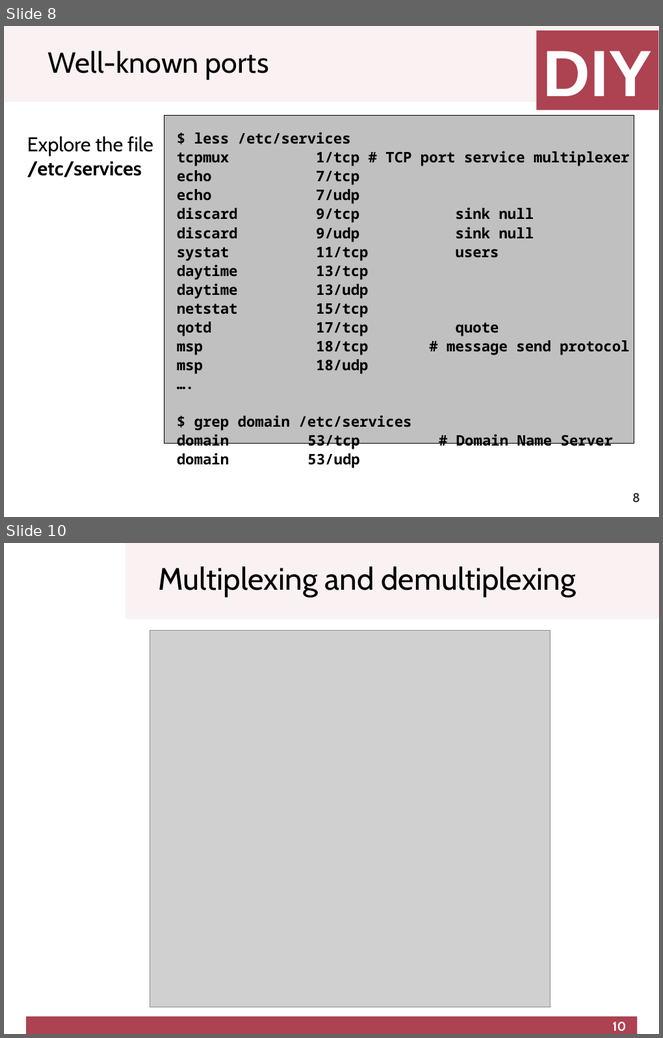
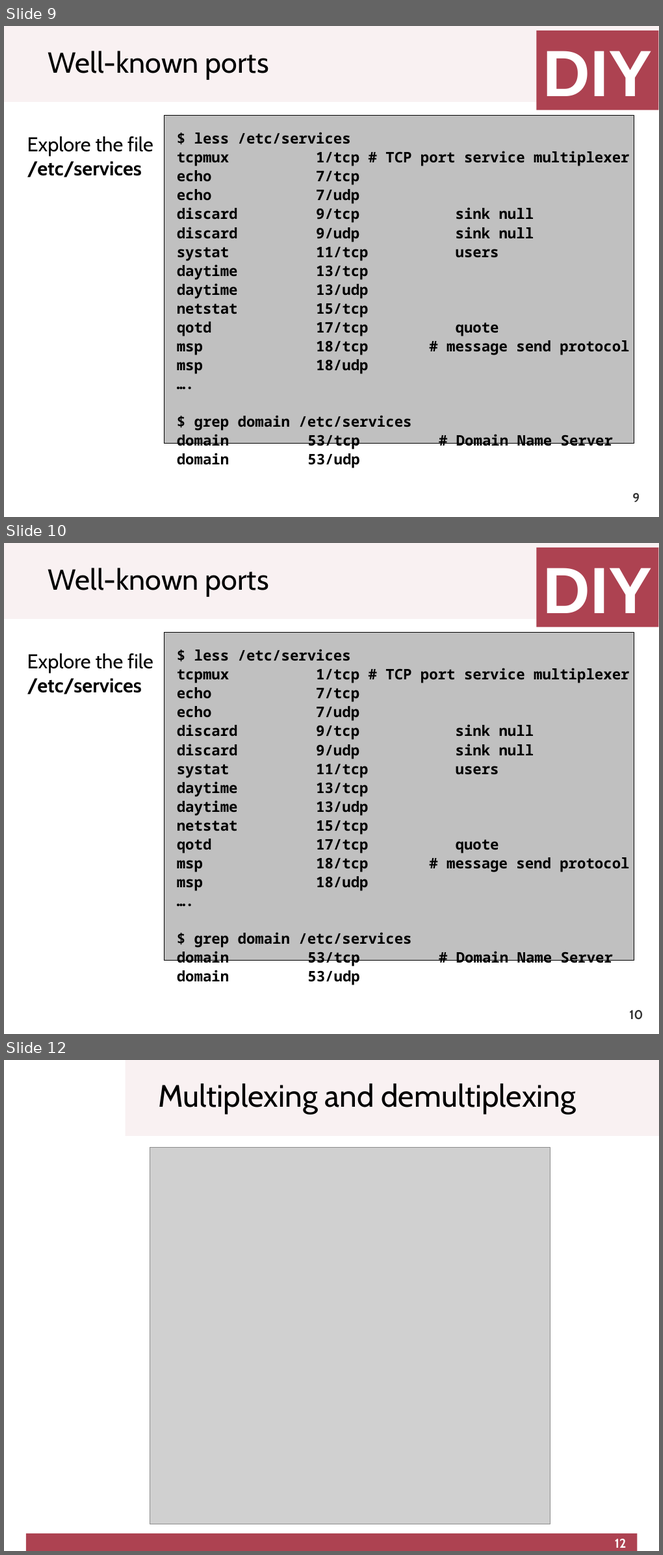
Before and after one commit to cletomartin/redes1, a slide deck: slides/transport.odp. Shown one above the other, each under a label of ours: slides 8 and 10 before the commit, slides 9, 10 and 12 after it; the slides between them are not shown. The pictures are 663x1038 and 663x1555 pixels, drawn with LibreOffice and Linux fonts; fonts in the diff are those of the drawing; grey boxes stand for pictures; background and template pictures are left out. Boxes give left, top, right and bottom in pixels: in the first picture for what was removed or moved away, otherwise in the second. Text is boxed around its words. In the diff, an @@ line names an element or a change of style, - is before the commit and + after.

```diff
--- a/slides/transport.odp
+++ b/slides/transport.odp
@@ slide 10 added at (x1=4, y1=543, x2=659, y2=1034), background #FFFFFF; not listed: 1 template element that a slide beside it also shows @@
@@ rectangle added at (x1=537, y1=548, x2=659, y2=627), fill #AD4251, 72 pt, text #FFFFFF, bold @@
+DIY
@@ title added at (x1=48, y1=568, x2=269, y2=597), 32 pt, text #000000 @@
+Well-known ports
@@ rectangle added at (x1=164, y1=633, x2=634, y2=961), fill #C0C0C0, outline #000000 0 pt, 16 pt, text #000000, bold @@
+$ less /etc/services
+tcpmux 1/tcp # TCP port service multiplexer
+echo 7/tcp
+echo 7/udp
+discard 9/tcp sink null
+discard 9/udp sink null
+systat 11/tcp users
+daytime 13/tcp
+daytime 13/udp
+netstat 15/tcp
+qotd 17/tcp quote
+msp 18/tcp # message send protocol
+msp 18/udp
+….
+$ grep domain /etc/services
+domain 53/tcp # Domain Name Server
+domain 53/udp
@@ text added at (x1=27, y1=653, x2=154, y2=694), 22 pt, text #000000 @@
+Explore the file
+/etc/services
@@ page number added at (x1=629, y1=1010, x2=643, y2=1020), 14 pt, text #333333, bold @@
+10
@@ what was slide 8 is now slide 9 @@
@@ page number at (x1=633, y1=493, x2=640, y2=502): text changed @@
-8
+9
@@ what was slide 10 is now slide 12 @@
@@ page number at (x1=615, y1=1539, x2=627, y2=1548): text changed @@
-10
+12
```
Also in this commit, not shown: 3 slides changed, 1 other slide added, 4 other files.
